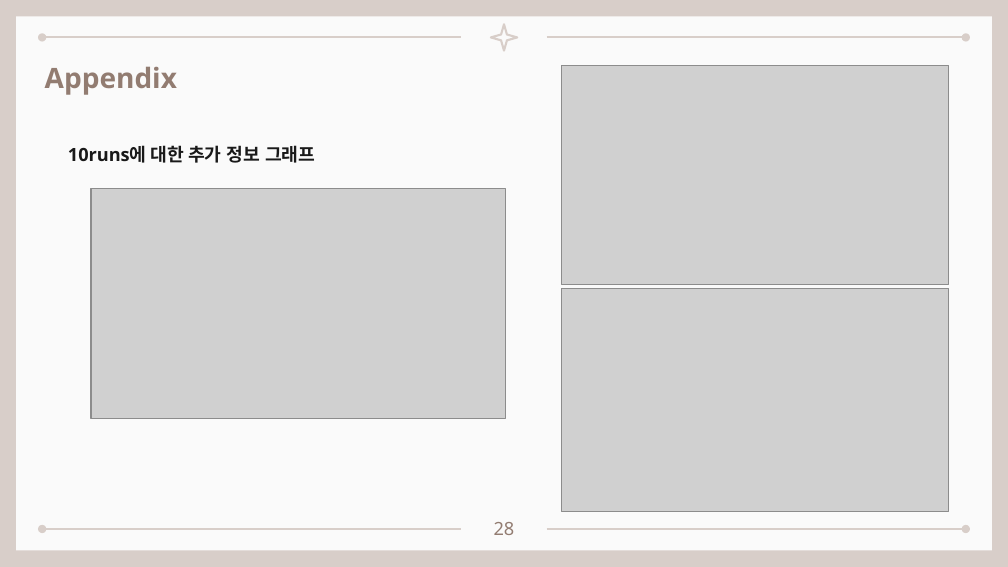
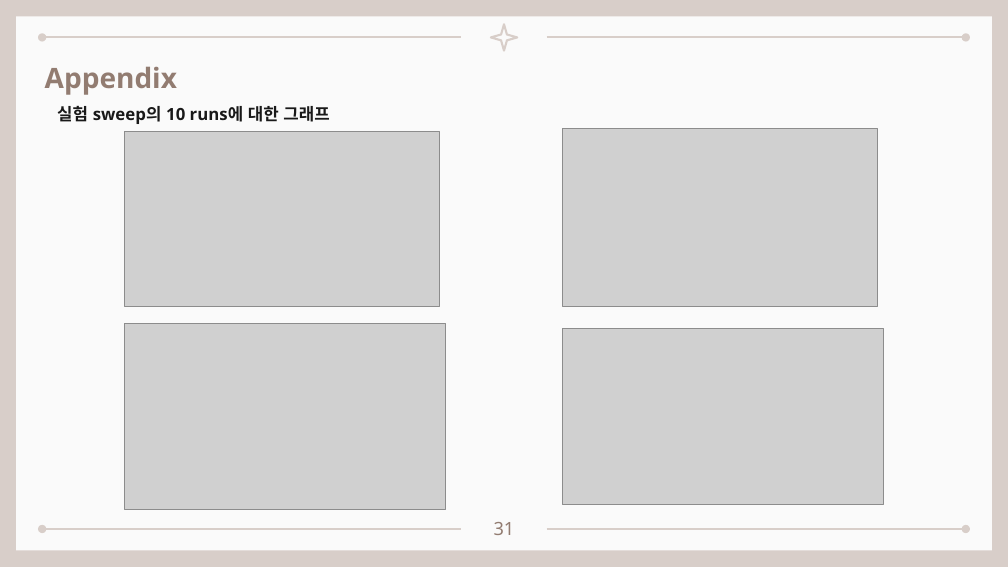
Before and after one commit to seungdeng/DELab, a slide deck: slide 31 of PPT/(이승건)250304_BERT멘토링리뷰.pptx (slide 28 before the commit). Drawn at 1008x567 pixels with LibreOffice and Linux fonts; fonts in the diff are those of the drawing; grey boxes stand for pictures. Boxes give left, top, right and bottom in pixels: in the first picture for what was removed or moved away, otherwise in the second. Text is boxed around its words. In the diff, an @@ line names an element or a change of style, - is before the commit and + after.

```diff
--- a/PPT/(이승건)250304_BERT멘토링리뷰.pptx
+++ b/PPT/(이승건)250304_BERT멘토링리뷰.pptx
@@ text at (57,106,329,124): text changed; size 13 to 12 pt @@
-10runs에 대한 추가 정보 그래프
+실험 sweep의 10 runs에 대한 그래프
@@ picture: place and size @@
-picture at (91,188,505,417)
+picture at (125,132,439,306)
@@ picture: place and size @@
-picture at (561,66,949,284)
+picture at (562,128,877,306)
@@ picture: place and size @@
-picture at (561,288,949,512)
+picture at (125,324,447,509)
@@ picture added at (562,329,884,505) @@
@@ page number at (494,522,515,535): text changed @@
-28
+31
```
Also in this commit, not shown: 18 other slides changed, 2 slides added, 1 other file.
